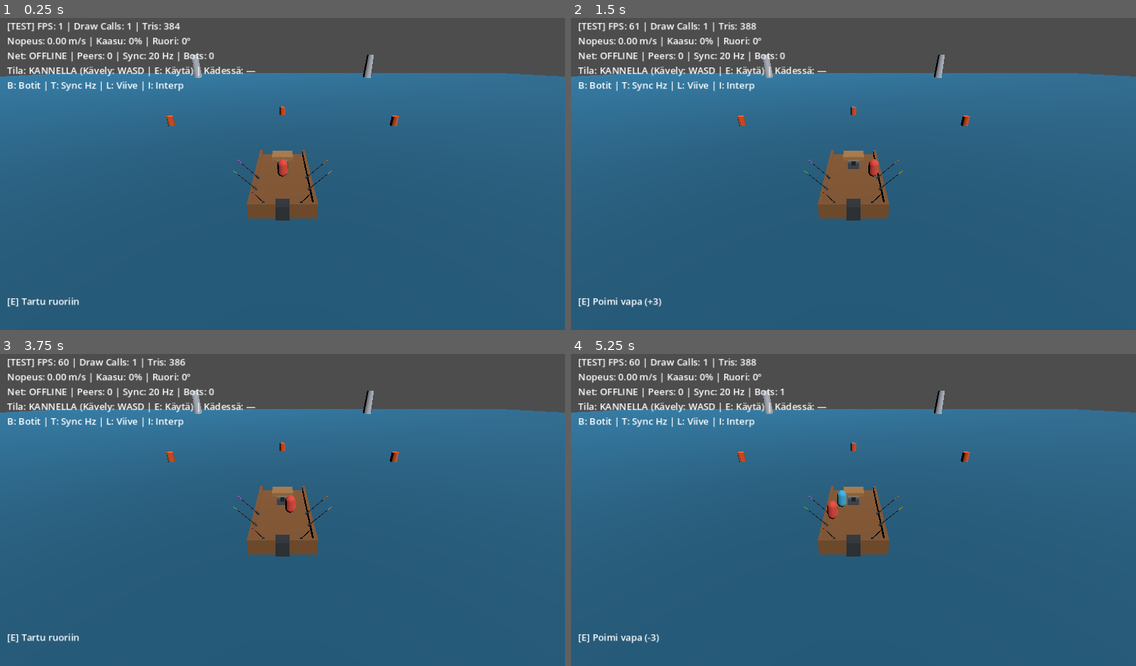
Above: before the commit, frames 1-4 (two rows, left to right).
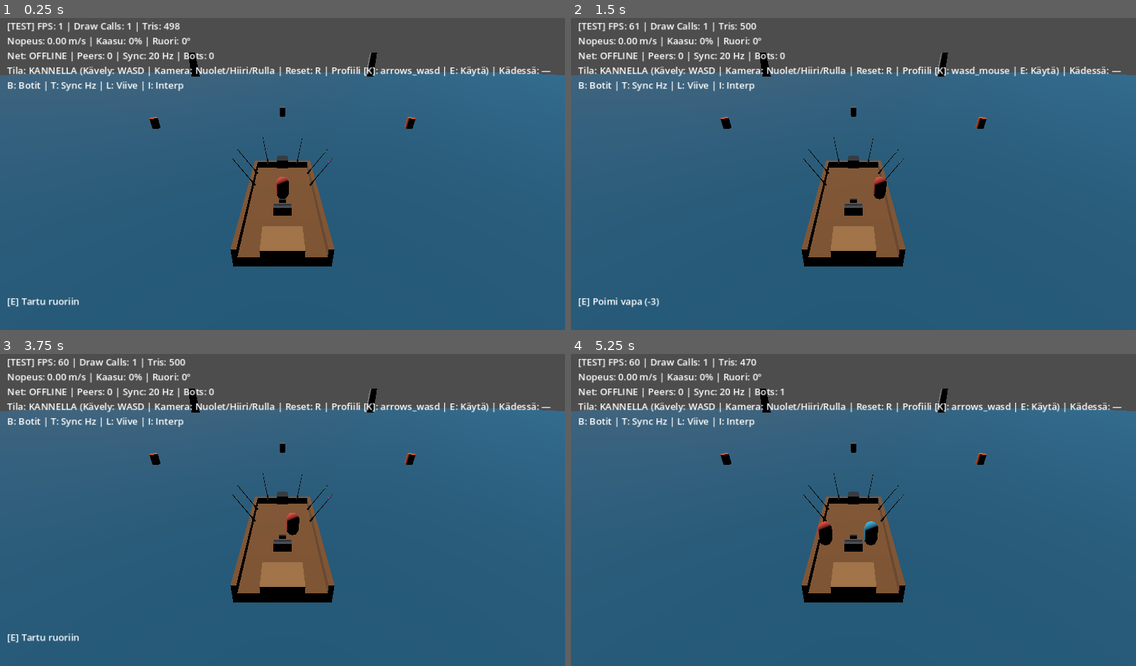
Above: after the commit, the same moments.

Repository: pukseli/kalastuspeli
Game: Godot game, scene res://src/main.tscn
Same seed, same stepped clock (60 frames per second), same inputs: the game is played once before the commit and once after it.
Inputs (mouse positions are in pixels of both pictures, inside the frame that each line leads up to):
- Up to frame 1 (0.25 s): no input
- Up to frame 2 (1.5 s): tap Enter at 0.5 s; move the mouse to (977, 155) at 0.52 s; hold D 0.53-1.25 s; tap R at 0.6 s; click (977, 155) at 0.67 s; tap K at 0.8 s; drag from (740, 186) to (825, 233) at 1.27 s
- Up to frame 3 (3.75 s): tap Space at 2, 3.5 s; move the mouse to (339, 438) at 2.02 s; hold D 2.03-2.75 s; tap L at 2.1 s; click (339, 438) at 2.17 s; tap R at 2.3 s; tap Enter at 2.75 s; drag from (254, 569) to (113, 460) at 2.77 s; move the mouse to (452, 553) at 3.52 s; hold A from 3.53 s (still down); tap K at 3.6 s; click (452, 553) at 3.67 s
- Up to frame 4 (5.25 s): tap L at 3.8 s; release A at 4.25 s; drag from (684, 460) to (768, 428) at 4.27 s; tap Enter at 5 s; move the mouse to (881, 506) at 5.02 s; hold S from 5.03 s (still down); tap B at 5.1 s; click (881, 506) at 5.17 s

The runs differ from the first frame. In frame 1, 9.5% of the frame differs, in the area x 0-100%, y 1-80%; in frame 2, 9.5%; in frame 3, 9.5%; in frame 4, 9.9%, in the area x 0-100%, y 1-93%.

Commit message:
feat(slice-07): implement camera controls and control profiles

Diff:
--- a/src/main.gd
+++ b/src/main.gd
@@ -11,6 +11,7 @@
 var env_config: EnvConfig = EnvConfig.new()
 var network_manager: NetworkManager
 var world_view: WorldView
+var _rmb_dragging: bool = false
 
 
 func _ready() -> void:
@@ -33,7 +34,8 @@
 	add_child(world_view)
 	world_view.configure_holders(item_config)
 	world_view.debug_hud_enabled = env_config.debug_hud
-	world_view.apply_game_state(game_state, network_manager.get_status_text(), network_manager.get_local_peer_id())
+	world_view.camera_controller.set_control_scheme(CameraController.parse_control_scheme_from_args(cli_args))
+	world_view.apply_game_state(game_state, network_manager.get_status_text(), network_manager.get_local_peer_id(), true)
 
 
 func _unhandled_key_input(event: InputEvent) -> void:
@@ -52,6 +54,31 @@
 				network_manager.toggle_interpolation()
 		elif event.physical_keycode == KEY_E or event.keycode == KEY_E:
 			player_input.interact = true
+		elif event.physical_keycode == KEY_R or event.keycode == KEY_R:
+			world_view.camera_controller.reset_to_default(false)
+		elif event.physical_keycode == KEY_K or event.keycode == KEY_K:
+			world_view.camera_controller.cycle_control_scheme()
+
+
+func _unhandled_input(event: InputEvent) -> void:
+	if world_view == null:
+		return
+	if event is InputEventMouseButton:
+		var mb := event as InputEventMouseButton
+		if mb.button_index == MOUSE_BUTTON_RIGHT:
+			_rmb_dragging = mb.pressed
+		elif mb.button_index == MOUSE_BUTTON_MIDDLE and mb.pressed:
+			world_view.camera_controller.reset_to_default(false)
+		elif mb.button_index == MOUSE_BUTTON_WHEEL_UP and mb.pressed:
+			var factor := mb.factor if mb.factor > 0.0 else 1.0
+			world_view.camera_controller.apply_zoom(1.0 * factor)
+		elif mb.button_index == MOUSE_BUTTON_WHEEL_DOWN and mb.pressed:
+			var factor := mb.factor if mb.factor > 0.0 else 1.0
+			world_view.camera_controller.apply_zoom(-1.0 * factor)
+	elif event is InputEventMouseMotion:
+		if _rmb_dragging or Input.is_mouse_button_pressed(MOUSE_BUTTON_RIGHT):
+			var mm := event as InputEventMouseMotion
+			world_view.camera_controller.apply_mouse_drag(mm.relative)
 
 
 func _physics_process(_delta: float) -> void:
@@ -74,31 +101,45 @@
 	var local_id := network_manager.get_local_peer_id()
 	var in_helm := local_id != 0 and int(game_state.stations.get(StationConfig.HELM_STATION_ID, 0)) == local_id
 
-	var move_x := 0.0
-	var move_z := 0.0
-	var throttle := 0.0
-	var steering := 0.0
+	var wasd_x := 0.0
+	var wasd_y := 0.0
+	var arrow_x := 0.0
+	var arrow_y := 0.0
 
-	if in_helm:
-		if Input.is_physical_key_pressed(KEY_W) or Input.is_physical_key_pressed(KEY_UP):
-			throttle += 1.0
-		if Input.is_physical_key_pressed(KEY_S) or Input.is_physical_key_pressed(KEY_DOWN):
-			throttle -= 1.0
-		if Input.is_physical_key_pressed(KEY_A) or Input.is_physical_key_pressed(KEY_LEFT):
-			steering += 1.0
-		if Input.is_physical_key_pressed(KEY_D) or Input.is_physical_key_pressed(KEY_RIGHT):
-			steering -= 1.0
-	else:
-		if Input.is_physical_key_pressed(KEY_W):
-			move_z -= 1.0
-		if Input.is_physical_key_pressed(KEY_S):
-			move_z += 1.0
-		if Input.is_physical_key_pressed(KEY_A):
-			move_x -= 1.0
-		if Input.is_physical_key_pressed(KEY_D):
-			move_x += 1.0
+	if Input.is_physical_key_pressed(KEY_D):
+		wasd_x += 1.0
+	if Input.is_physical_key_pressed(KEY_A):
+		wasd_x -= 1.0
+	if Input.is_physical_key_pressed(KEY_W):
+		wasd_y += 1.0
+	if Input.is_physical_key_pressed(KEY_S):
+		wasd_y -= 1.0
 
-	player_input.move_x = move_x
-	player_input.move_z = move_z
-	player_input.throttle = throttle
-	player_input.steering = steering
+	if Input.is_physical_key_pressed(KEY_RIGHT):
+		arrow_x += 1.0
+	if Input.is_physical_key_pressed(KEY_LEFT):
+		arrow_x -= 1.0
+	if Input.is_physical_key_pressed(KEY_UP):
+		arrow_y += 1.0
+	if Input.is_physical_key_pressed(KEY_DOWN):
+		arrow_y -= 1.0
+
+	var mapped := CameraController.map_control_inputs(
+		world_view.camera_controller.control_scheme,
+		in_helm,
+		wasd_x,
+		wasd_y,
+		arrow_x,
+		arrow_y,
+		world_view.camera_controller.current_yaw
+	)
+
+	player_input.move_x = float(mapped["move_x"])
+	player_input.move_z = float(mapped["move_z"])
+	player_input.throttle = float(mapped["throttle"])
+	player_input.steering = float(mapped["steering"])
+	world_view.camera_controller.apply_axes(
+		float(mapped["cam_yaw_axis"]),
+		float(mapped["cam_pitch_axis"]),
+		BoatSimulator.FIXED_DELTA
+	)
--- /dev/null
+++ b/src/view/camera_controller.gd
@@ -0,0 +1,209 @@
+class_name CameraController
+extends RefCounted
+## Device-agnostic client-local spherical camera controller and semantic input profile mapper.
+
+const SCHEME_ARROWS_WASD: String = "arrows_wasd"
+const SCHEME_WASD_MOUSE: String = "wasd_mouse"
+const CONTROL_SCHEMES: Array[String] = [SCHEME_ARROWS_WASD, SCHEME_WASD_MOUSE]
+
+const DECK_PIVOT := Vector3(0.0, 1.0, 1.5)
+const DECK_DEFAULT_YAW_DEG: float = 180.0
+const DECK_DEFAULT_PITCH_DEG: float = -28.0
+const DECK_DEFAULT_DIST: float = 11.5
+const DECK_MIN_DIST: float = 7.0
+const DECK_MAX_DIST: float = 20.0
+const DECK_MIN_PITCH_DEG: float = -65.0
+const DECK_MAX_PITCH_DEG: float = -8.0
+
+const HELM_DEFAULT_YAW_DEG: float = 0.0
+const HELM_DEFAULT_PITCH_DEG: float = StationConfig.HELM_CAM_PITCH_DEG
+const HELM_MIN_PITCH_DEG: float = -45.0
+const HELM_MAX_PITCH_DEG: float = 25.0
+
+const YAW_SPEED_DEG: float = 120.0
+const PITCH_SPEED_DEG: float = 75.0
+const MOUSE_SENS_DEG: float = 0.25
+const ZOOM_STEP: float = 1.2
+const SMOOTH_FACTOR: float = 0.15
+
+var in_helm: bool = false
+var control_scheme: String = SCHEME_ARROWS_WASD
+
+var target_yaw: float = PI
+var target_pitch: float = DECK_DEFAULT_PITCH_DEG
+var target_dist: float = DECK_DEFAULT_DIST
+var target_pivot: Vector3 = DECK_PIVOT
+
+var current_yaw: float = PI
+var current_pitch: float = DECK_DEFAULT_PITCH_DEG
+var current_dist: float = DECK_DEFAULT_DIST
+var current_pivot: Vector3 = DECK_PIVOT
+
+
+func _init() -> void:
+	reset_to_default(true)
+
+
+func set_mode(helm_active: bool, snap: bool = false) -> void:
+	if helm_active != in_helm:
+		in_helm = helm_active
+		reset_to_default(snap)
+	elif snap:
+		step(true)
+
+
+func reset_to_default(snap: bool = false) -> void:
+	if in_helm:
+		target_yaw = deg_to_rad(HELM_DEFAULT_YAW_DEG)
+		target_pitch = HELM_DEFAULT_PITCH_DEG
+		target_dist = 0.0
+		target_pivot = StationConfig.HELM_CAM_OFFSET
+	else:
+		target_yaw = PI
+		target_pitch = DECK_DEFAULT_PITCH_DEG
+		target_dist = DECK_DEFAULT_DIST
+		target_pivot = DECK_PIVOT
+	if snap:
+		step(true)
+
+
+func _get_pitch_bounds() -> Vector2:
+	if in_helm:
+		return Vector2(HELM_MIN_PITCH_DEG, HELM_MAX_PITCH_DEG)
+	return Vector2(DECK_MIN_PITCH_DEG, DECK_MAX_PITCH_DEG)
+
+
+func apply_axes(yaw_axis: float, pitch_axis: float, delta: float = 1.0 / 60.0) -> void:
+	var bounds := _get_pitch_bounds()
+	target_yaw = wrapf(target_yaw + yaw_axis * deg_to_rad(YAW_SPEED_DEG) * delta, -PI, PI)
+	target_pitch = clampf(target_pitch + pitch_axis * PITCH_SPEED_DEG * delta, bounds.x, bounds.y)
+
+
+func apply_mouse_drag(relative_px: Vector2) -> void:
+	var bounds := _get_pitch_bounds()
+	target_yaw = wrapf(target_yaw - deg_to_rad(relative_px.x * MOUSE_SENS_DEG), -PI, PI)
+	target_pitch = clampf(target_pitch - relative_px.y * MOUSE_SENS_DEG, bounds.x, bounds.y)
+
+
+func apply_zoom(zoom_delta: float) -> void:
+	if in_helm:
+		target_dist = 0.0
+		return
+	target_dist = clampf(target_dist - zoom_delta * ZOOM_STEP, DECK_MIN_DIST, DECK_MAX_DIST)
+
+
+func step(snap: bool = false) -> void:
+	if snap:
+		current_yaw = target_yaw
+		current_pitch = target_pitch
+		current_dist = target_dist
+		current_pivot = target_pivot
+		return
+	current_yaw = wrapf(lerp_angle(current_yaw, target_yaw, SMOOTH_FACTOR), -PI, PI)
+	current_pitch = lerpf(current_pitch, target_pitch, SMOOTH_FACTOR)
+	current_dist = lerpf(current_dist, target_dist, SMOOTH_FACTOR)
+	current_pivot = current_pivot.lerp(target_pivot, SMOOTH_FACTOR)
+
+
+func compute_camera_transform(boat_world_pos: Vector3, boat_heading: float) -> Dictionary:
+	var p := deg_to_rad(current_pitch)
+	var y := current_yaw
+	var fwd := Vector3(-cos(p) * sin(y), sin(p), -cos(p) * cos(y))
+	var local_pos := current_pivot - fwd * current_dist
+	var world_pos := boat_world_pos + local_pos.rotated(Vector3.UP, boat_heading)
+	var world_rot := Vector3(p, wrapf(boat_heading + y, -PI, PI), 0.0)
+	return {
+		"position": world_pos,
+		"rotation": world_rot,
+	}
+
+
+static func project_deck_input(screen_x: float, screen_forward: float, cam_yaw_rad: float) -> Vector2:
+	var move_x := screen_x * cos(cam_yaw_rad) - screen_forward * sin(cam_yaw_rad)
+	var move_z := -screen_x * sin(cam_yaw_rad) - screen_forward * cos(cam_yaw_rad)
+	return Vector2(move_x, move_z)
+
+
+func set_control_scheme(scheme: String) -> String:
+	if CONTROL_SCHEMES.has(scheme):
+		control_scheme = scheme
+	else:
+		control_scheme = SCHEME_ARROWS_WASD
+	return control_scheme
+
+
+func cycle_control_scheme() -> String:
+	var idx := CONTROL_SCHEMES.find(control_scheme)
+	var next_idx := (idx + 1) % CONTROL_SCHEMES.size()
+	control_scheme = CONTROL_SCHEMES[next_idx]
+	return control_scheme
+
+
+static func parse_control_scheme_from_args(args: PackedStringArray) -> String:
+	var i := 0
+	while i < args.size():
+		var arg := args[i]
+		if arg == "--controls":
+			if i + 1 < args.size():
+				var candidate := args[i + 1].strip_edges().to_lower()
+				if CONTROL_SCHEMES.has(candidate):
+					return candidate
+				i += 1
+		elif arg.begins_with("--controls="):
+			var candidate := arg.substr(11).strip_edges().to_lower()
+			if CONTROL_SCHEMES.has(candidate):
+				return candidate
+		i += 1
+	return SCHEME_ARROWS_WASD
+
+
+static func map_control_inputs(
+	scheme: String,
+	helm_active: bool,
+	wasd_x: float,
+	wasd_y: float,
+	arrow_x: float,
+	arrow_y: float,
+	cam_yaw_rad: float
+) -> Dictionary:
+	var throttle := 0.0
+	var steering := 0.0
+	var move_x := 0.0
+	var move_z := 0.0
+	var cam_yaw_axis := 0.0
+	var cam_pitch_axis := 0.0
+
+	if helm_active:
+		if scheme == SCHEME_WASD_MOUSE:
+			throttle = clampf(wasd_y + arrow_y, -1.0, 1.0)
+			steering = clampf(-(wasd_x + arrow_x), -1.0, 1.0)
+			cam_yaw_axis = 0.0
+			cam_pitch_axis = 0.0
+		else:
+			throttle = arrow_y
+			steering = -arrow_x
+			cam_yaw_axis = -wasd_x
+			cam_pitch_axis = wasd_y
+	else:
+		var projected := project_deck_input(wasd_x, wasd_y, cam_yaw_rad)
+		move_x = projected.x
+		move_z = projected.y
+		cam_yaw_axis = -arrow_x
+		cam_pitch_axis = arrow_y
+
+	return {
+		"throttle": throttle,
+		"steering": steering,
+		"move_x": move_x,
+		"move_z": move_z,
+		"cam_yaw_axis": cam_yaw_axis,
+		"cam_pitch_axis": cam_pitch_axis,
+	}
+
+
+func get_control_mode_hud_text(helm_active: bool, held_label: String) -> String:
+	if helm_active:
+		if control_scheme == SCHEME_WASD_MOUSE:
+			return "RUORISSA (Ajo: WASD/Nuolet | Kamera: Hiiri | Reset: R | Profiili [K]: %s | E: Poistu)" % control_scheme
+		return "RUORISSA (Ajo: Nuolet | Kamera: WASD/Hiiri | Reset: R | Profiili [K]: %s | E: Poistu)" % control_scheme
+	return "KANNELLA (Kävely: WASD | Kamera: Nuolet/Hiiri/Rulla | Reset: R | Profiili [K]: %s | E: Käytä) | Kädessä: %s" % [control_scheme, held_label]
--- a/src/view/world_view.gd
+++ b/src/view/world_view.gd
@@ -10,9 +10,7 @@
 var prompt_label: Label
 var net_status_text: String = "Net: OFFLINE | Peers: 0 | Sync: 20 Hz | Bots: 0"
 var debug_hud_enabled: bool = true
-
-var _current_cam_offset: Vector3 = CAMERA_OFFSET
-var _current_cam_pitch: float = CAMERA_PITCH_DEG
+var camera_controller: CameraController = CameraController.new()
 
 
 func _init() -> void:
@@ -73,8 +71,9 @@
 	add_child(boat_view)
 
 	camera = Camera3D.new()
-	camera.position = CAMERA_OFFSET
-	camera.rotation = Vector3(deg_to_rad(CAMERA_PITCH_DEG), 0.0, 0.0)
+	var init_cam_xform := camera_controller.compute_camera_transform(Vector3.ZERO, 0.0)
+	camera.position = init_cam_xform["position"]
+	camera.rotation = init_cam_xform["rotation"]
 	add_child(camera)
 
 	hud_label = Label.new()
@@ -185,20 +184,13 @@
 
 
 func _update_camera_and_hud(boat: BoatState, prompt: String, in_helm: bool, snap_camera: bool = false, held_label: String = "—") -> void:
-	var target_offset := StationConfig.HELM_CAM_OFFSET if in_helm else CAMERA_OFFSET
-	var target_pitch := StationConfig.HELM_CAM_PITCH_DEG if in_helm else CAMERA_PITCH_DEG
-
-	if snap_camera:
-		_current_cam_offset = target_offset
-		_current_cam_pitch = target_pitch
-	else:
-		_current_cam_offset = _current_cam_offset.lerp(target_offset, 0.15)
-		_current_cam_pitch = lerpf(_current_cam_pitch, target_pitch, 0.15)
-
-	camera.position = boat.world_position + _current_cam_offset.rotated(Vector3.UP, boat.heading)
-	camera.rotation = Vector3(deg_to_rad(_current_cam_pitch), boat.heading, 0.0)
-
-	var control_mode := "RUORISSA (Ajo: WASD / Nuolet | E: Poistu)" if in_helm else "KANNELLA (Kävely: WASD | E: Käytä) | Kädessä: %s" % held_label
+	camera_controller.set_mode(in_helm, snap_camera)
+	camera_controller.step(snap_camera)
+	var cam_xform := camera_controller.compute_camera_transform(boat.world_position, boat.heading)
+	camera.position = cam_xform["position"]
+	camera.rotation = cam_xform["rotation"]
+
+	var control_mode := camera_controller.get_control_mode_hud_text(in_helm, held_label)
 	if debug_hud_enabled:
 		var fps := Engine.get_frames_per_second()
 		var draw_calls := int(Performance.get_monitor(Performance.RENDER_TOTAL_DRAW_CALLS_IN_FRAME))
--- a/tests/test_03_crew_on_deck.gd
+++ b/tests/test_03_crew_on_deck.gd
@@ -106,6 +106,6 @@
 	var p_view := players_container.get_child(0) as Node3D
 	assert_almost_eq(p_view.position.x, 0.5, 0.001, "PlayerView local x matches PlayerState")
 	assert_almost_eq(p_view.position.z, -1.0, 0.001, "PlayerView local z matches PlayerState")
-	assert_almost_eq(world.camera.rotation.y, PI / 2.0, 0.001, "Camera rotation.y follows boat heading")
+	assert_almost_eq(world.camera.rotation.y, wrapf(PI / 2.0 + PI, -PI, PI), 0.001, "Deck camera rotation.y faces aft relative to boat heading")
 	assert_almost_eq(world.camera.rotation_degrees.x, -28.0, 0.01, "Camera pitch is -28 degrees")
 	free_node(world)
--- /dev/null
+++ b/tests/test_07_camera_controls.gd
@@ -0,0 +1,184 @@
+extends "res://tests/test_case.gd"
+
+
+func test_default_deck_and_helm_views_and_mode_switch_reset() -> void:
+	var state := GameState.new()
+	state.boat.world_position = Vector3.ZERO
+	state.boat.heading = 0.0
+	state.ensure_player(1)
+
+	var world := WorldView.new()
+	world.apply_game_state(state, "", 1, true)
+
+	# Default deck camera faces aft (+Z, heading + PI), pitch -28 deg, positioned forward of bow looking over deck toward stern
+	assert_true(absf(angle_difference(world.camera.rotation.y, PI)) < 0.001, "Default deck camera faces aft (+Z)")
+	assert_almost_eq(world.camera.rotation_degrees.x, -28.0, 0.05, "Default deck camera pitch is -28 deg")
+	assert_true(world.camera.position.z < -3.6, "Default deck camera sits forward of bow so full deck and 25+ m behind stern are visible")
+
+	# Rotate deck camera away from default, then enter helm
+	world.camera_controller.apply_axes(1.0, 1.0, 0.5)
+	world.camera_controller.apply_zoom(2.0)
+	world.apply_game_state(state, "", 1, true)
+	assert_true(absf(angle_difference(world.camera.rotation.y, PI)) > 0.2, "Deck camera rotates away from default before mode switch")
+
+	state.stations[StationConfig.HELM_STATION_ID] = 1
+	world.apply_game_state(state, "", 1, true)
+	assert_true(absf(angle_difference(world.camera.rotation.y, 0.0)) < 0.001, "Helm camera resets to forward (-Z)")
+	assert_almost_eq(world.camera.rotation_degrees.x, StationConfig.HELM_CAM_PITCH_DEG, 0.05, "Helm camera pitch matches StationConfig")
+	assert_almost_eq(world.camera.position.x, StationConfig.HELM_CAM_OFFSET.x, 0.01, "Helm camera X matches HELM_CAM_OFFSET")
+	assert_almost_eq(world.camera.position.y, StationConfig.HELM_CAM_OFFSET.y, 0.01, "Helm camera Y matches HELM_CAM_OFFSET")
+	assert_almost_eq(world.camera.position.z, StationConfig.HELM_CAM_OFFSET.z, 0.01, "Helm camera Z matches HELM_CAM_OFFSET")
+
+	# Rotate helm camera away, then leave helm -> resets to deck default aft view
+	world.camera_controller.apply_axes(-1.0, 1.0, 0.5)
+	world.apply_game_state(state, "", 1, true)
+	state.stations[StationConfig.HELM_STATION_ID] = 0
+	state.boat.heading = PI / 2.0
+	world.apply_game_state(state, "", 1, true)
+	assert_true(absf(angle_difference(world.camera.rotation.y, wrapf(PI / 2.0 + PI, -PI, PI))) < 0.001, "Leaving helm resets deck camera to aft relative to boat heading")
+	assert_almost_eq(world.camera.rotation_degrees.x, -28.0, 0.05, "Leaving helm resets deck camera pitch to -28 deg")
+	assert_almost_eq(world.camera_controller.current_dist, CameraController.DECK_DEFAULT_DIST, 0.01, "Leaving helm restores default deck orbit distance")
+
+	free_node(world)
+
+
+func test_camera_360_yaw_pitch_clamping_and_reset() -> void:
+	var ctrl := CameraController.new()
+
+	# Deck mode: full 360+ deg rotation wraps cleanly into [-PI, PI) and pitch clamps to [-65, -8]
+	ctrl.apply_axes(1.0, 0.0, 3.5) # 3.5s * 120 deg/s = 420 deg -> +60 deg from PI
+	assert_true(ctrl.target_yaw >= -PI and ctrl.target_yaw <= PI, "Deck yaw stays wrapped within [-PI, PI]")
+	assert_true(absf(angle_difference(ctrl.target_yaw, wrapf(PI + deg_to_rad(60.0), -PI, PI))) < 0.01, "Deck 360-deg rotation wraps accurately past +/-180 deg")
+
+	ctrl.apply_axes(0.0, 1.0, 5.0)
+	assert_almost_eq(ctrl.target_pitch, CameraController.DECK_MAX_PITCH_DEG, 0.01, "Deck pitch clamps at upper bound (-8 deg)")
+	ctrl.apply_axes(0.0, -1.0, 5.0)
+	assert_almost_eq(ctrl.target_pitch, CameraController.DECK_MIN_PITCH_DEG, 0.01, "Deck pitch clamps at lower bound (-65 deg)")
+
+	ctrl.reset_to_default(true)
+	assert_true(absf(angle_difference(ctrl.current_yaw, PI)) < 0.001, "Deck reset restores aft yaw")
+	assert_almost_eq(ctrl.current_pitch, CameraController.DECK_DEFAULT_PITCH_DEG, 0.01, "Deck reset restores -28 deg pitch")
+
+	# Helm mode: full 360 deg yaw and pitch clamps to [-45, +25]
+	ctrl.set_mode(true, true)
+	ctrl.apply_axes(-1.0, 0.0, 2.0) # -240 deg -> +120 deg
+	assert_true(absf(angle_difference(ctrl.target_yaw, deg_to_rad(120.0))) < 0.01, "Helm allows free 360-deg yaw wrap")
+
+	ctrl.apply_axes(0.0, 1.0, 5.0)
+	assert_almost_eq(ctrl.target_pitch, CameraController.HELM_MAX_PITCH_DEG, 0.01, "Helm pitch clamps at +25 deg")
+	ctrl.apply_axes(0.0, -1.0, 5.0)
+	assert_almost_eq(ctrl.target_pitch, CameraController.HELM_MIN_PITCH_DEG, 0.01, "Helm pitch clamps at -45 deg")
+
+	ctrl.reset_to_default(true)
+	assert_true(absf(angle_difference(ctrl.current_yaw, 0.0)) < 0.001, "Helm reset restores forward yaw")
+	assert_almost_eq(ctrl.current_pitch, CameraController.HELM_DEFAULT_PITCH_DEG, 0.01, "Helm reset restores -15 deg pitch")
+
+
+func test_screen_relative_deck_walk_projection_tracks_camera_yaw() -> void:
+	# Facing bow (yaw = 0): W -> (0, -1), D -> (+1, 0)
+	var w_bow := CameraController.project_deck_input(0.0, 1.0, 0.0)
+	var d_bow := CameraController.project_deck_input(1.0, 0.0, 0.0)
+	assert_almost_eq(w_bow.x, 0.0, 0.001, "Yaw 0: W move_x is 0")
+	assert_almost_eq(w_bow.y, -1.0, 0.001, "Yaw 0: W moves toward bow (-Z)")
+	assert_almost_eq(d_bow.x, 1.0, 0.001, "Yaw 0: D moves starboard (+X)")
+	assert_almost_eq(d_bow.y, 0.0, 0.001, "Yaw 0: D move_z is 0")
+
+	# Default aft view (yaw = PI): W -> (0, +1) toward stern, D -> (-1, 0) toward port (screen right)
+	var w_aft := CameraController.project_deck_input(0.0, 1.0, PI)
+	var d_aft := CameraController.project_deck_input(1.0, 0.0, PI)
+	assert_almost_eq(w_aft.x, 0.0, 0.001, "Yaw PI: W move_x is 0")
+	assert_almost_eq(w_aft.y, 1.0, 0.001, "Yaw PI: W moves toward stern (+Z)")
+	assert_almost_eq(d_aft.x, -1.0, 0.001, "Yaw PI: D moves port (-X, right on screen)")
+	assert_almost_eq(d_aft.y, 0.0, 0.001, "Yaw PI: D move_z is 0")
+
+	# Facing port (yaw = +PI/2): W -> (-1, 0), D -> (0, -1)
+	var w_port := CameraController.project_deck_input(0.0, 1.0, PI / 2.0)
+	var d_port := CameraController.project_deck_input(1.0, 0.0, PI / 2.0)
+	assert_almost_eq(w_port.x, -1.0, 0.001, "Yaw +PI/2: W moves port (-X)")
+	assert_almost_eq(w_port.y, 0.0, 0.001, "Yaw +PI/2: W move_z is 0")
+	assert_almost_eq(d_port.x, 0.0, 0.001, "Yaw +PI/2: D move_x is 0")
+	assert_almost_eq(d_port.y, -1.0, 0.001, "Yaw +PI/2: D moves toward bow (-Z)")
+
+	# Facing starboard (yaw = -PI/2): W -> (+1, 0), D -> (0, +1)
+	var w_stbd := CameraController.project_deck_input(0.0, 1.0, -PI / 2.0)
+	var d_stbd := CameraController.project_deck_input(1.0, 0.0, -PI / 2.0)
+	assert_almost_eq(w_stbd.x, 1.0, 0.001, "Yaw -PI/2: W moves starboard (+X)")
+	assert_almost_eq(w_stbd.y, 0.0, 0.001, "Yaw -PI/2: W move_z is 0")
+	assert_almost_eq(d_stbd.x, 0.0, 0.001, "Yaw -PI/2: D move_x is 0")
+	assert_almost_eq(d_stbd.y, 1.0, 0.001, "Yaw -PI/2: D moves toward stern (+Z)")
+
+
+func test_control_profiles_and_zoom_clamping() -> void:
+	# CLI parsing & cycling
+	assert_eq(CameraController.parse_control_scheme_from_args(PackedStringArray([])), CameraController.SCHEME_ARROWS_WASD, "Default control scheme is arrows_wasd")
+	assert_eq(CameraController.parse_control_scheme_from_args(PackedStringArray(["--controls", "wasd_mouse"])), CameraController.SCHEME_WASD_MOUSE, "CLI --controls parses wasd_mouse")
+
+	# Profile arrows_wasd in helm: arrows drive boat, WASD turns camera
+	var helm_aw := CameraController.map_control_inputs(CameraController.SCHEME_ARROWS_WASD, true, -1.0, 1.0, 1.0, 1.0, 0.0)
+	assert_almost_eq(float(helm_aw["throttle"]), 1.0, 0.001, "arrows_wasd helm: UP arrow controls throttle")
+	assert_almost_eq(float(helm_aw["steering"]), -1.0, 0.001, "arrows_wasd helm: RIGHT arrow steers right (-1)")
+	assert_almost_eq(float(helm_aw["cam_yaw_axis"]), 1.0, 0.001, "arrows_wasd helm: A turns camera left (+1)")
+	assert_almost_eq(float(helm_aw["cam_pitch_axis"]), 1.0, 0.001, "arrows_wasd helm: W tilts camera up (+1)")
+
+	# Profile wasd_mouse in helm: WASD drives boat, keyboard camera axes stay 0 (mouse handles camera)
+	var helm_wm := CameraController.map_control_inputs(CameraController.SCHEME_WASD_MOUSE, true, -1.0, 1.0, 0.0, 0.0, 0.0)
+	assert_almost_eq(float(helm_wm["throttle"]), 1.0, 0.001, "wasd_mouse helm: W controls throttle")
+	assert_almost_eq(float(helm_wm["steering"]), 1.0, 0.001, "wasd_mouse helm: A steers left (+1)")
+	assert_almost_eq(float(helm_wm["cam_yaw_axis"]), 0.0, 0.001, "wasd_mouse helm: WASD does not turn camera yaw")
+	assert_almost_eq(float(helm_wm["cam_pitch_axis"]), 0.0, 0.001, "wasd_mouse helm: WASD does not turn camera pitch")
+
+	# Deck mode: WASD walks screen-relative (yaw = PI -> W gives +Z), arrows turn camera
+	var deck_map := CameraController.map_control_inputs(CameraController.SCHEME_ARROWS_WASD, false, 0.0, 1.0, -1.0, -1.0, PI)
+	assert_almost_eq(float(deck_map["move_z"]), 1.0, 0.001, "Deck map projects W toward stern (+Z) when facing aft")
+	assert_almost_eq(float(deck_map["cam_yaw_axis"]), 1.0, 0.001, "Deck map: LEFT arrow turns camera left (+1)")
+	assert_almost_eq(float(deck_map["cam_pitch_axis"]), -1.0, 0.001, "Deck map: DOWN arrow tilts camera down (-1)")
+
+	# Zoom clamping + mouse drag + helm distance lock
+	var ctrl := CameraController.new()
+	var initial_yaw := ctrl.target_yaw
+	ctrl.apply_mouse_drag(Vector2(40.0, -20.0))
+	assert_true(absf(angle_difference(ctrl.target_yaw, initial_yaw)) > 0.1, "Mouse drag rotates camera yaw")
+	assert_true(ctrl.target_pitch > CameraController.DECK_DEFAULT_PITCH_DEG, "Upward mouse drag increases pitch")
+
+	ctrl.apply_zoom(50.0)
+	assert_almost_eq(ctrl.target_dist, CameraController.DECK_MIN_DIST, 0.01, "Deck zoom clamps at DECK_MIN_DIST (7.0 m)")
+	ctrl.apply_zoom(-50.0)
+	assert_almost_eq(ctrl.target_dist, CameraController.DECK_MAX_DIST, 0.01, "Deck zoom clamps at DECK_MAX_DIST (20.0 m)")
+	ctrl.reset_to_default(true)
+	assert_almost_eq(ctrl.current_dist, CameraController.DECK_DEFAULT_DIST, 0.01, "Reset restores default deck distance")
+
+	ctrl.set_mode(true, true)
+	ctrl.apply_zoom(-10.0)
+	assert_almost_eq(ctrl.target_dist, 0.0, 0.001, "Helm camera distance remains 0.0 despite scroll zoom")
+
+
+func test_camera_stays_client_local_and_updates_hud_controls() -> void:
+	var state := GameState.new()
+	state.ensure_player(1)
+	var snapshot := state.to_dict()
+	assert_true(not snapshot.has("camera"), "GameState snapshot must not contain camera state")
+	assert_true(not snapshot.has("camera_yaw"), "GameState snapshot must not contain camera_yaw")
+	assert_true(not snapshot.has("control_scheme"), "GameState snapshot must not contain control_scheme")
+
+	var world := WorldView.new()
+	world.apply_game_state(state, "", 1, true)
+	var default_cam_pos := world.camera.position
+
+	world.camera_controller.apply_axes(1.0, 0.0, 0.75)
+	world.apply_game_state(state, "", 1, true)
+	assert_true(world.camera.position.distance_to(default_cam_pos) > 1.0, "Rotating local camera updates WorldView camera position")
+	assert_true(world.hud_label.text.contains("arrows_wasd"), "HUD displays active arrows_wasd control scheme")
+	assert_true(world.hud_label.text.contains("Reset: R"), "HUD displays R reset hint")
+
+	# Switch to helm and cycle control profile to wasd_mouse
+	state.stations[StationConfig.HELM_STATION_ID] = 1
+	world.apply_game_state(state, "", 1, true)
+	assert_true(world.hud_label.text.contains("Ajo: Nuolet"), "Helm HUD shows Arrows driving in arrows_wasd scheme")
+	assert_true(world.hud_label.text.contains("Kamera: WASD"), "Helm HUD shows WASD camera in arrows_wasd scheme")
+
+	world.camera_controller.cycle_control_scheme()
+	world.apply_game_state(state, "", 1, true)
+	assert_true(world.hud_label.text.contains("wasd_mouse"), "HUD updates when cycling to wasd_mouse scheme")
+	assert_true(world.hud_label.text.contains("Ajo: WASD/Nuolet"), "Helm HUD shows WASD/Arrows driving in wasd_mouse scheme")
+
+	free_node(world)
Not shown, changed: specs/02-roadmap.md
